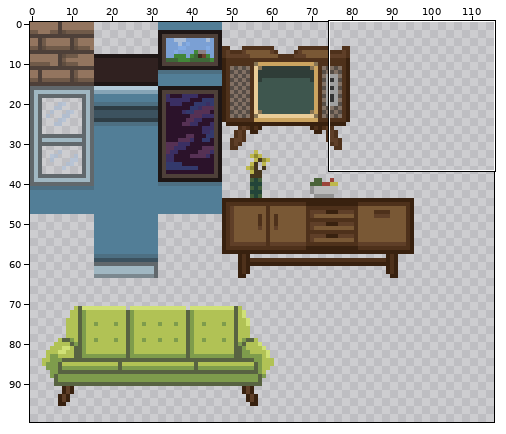
Two versions of one sprite sheet, dist/img/houseTiles.png. The picture above shows the old version from afar; the outline marks the close-up.
Close-up. Before the commit:
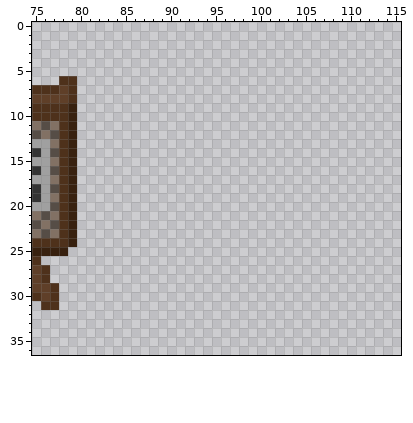
The file is 128x128 pixels. Colours within 5 levels of each other are drawn and written as one. Shown: x 75..115, y 0..36. The wide view leaves out empty margins.
After:
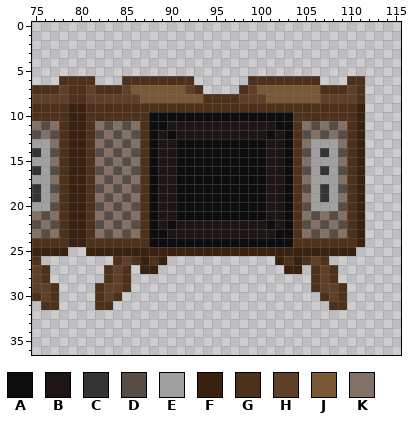
Palette (. is transparent): A #0d0d0d  B #1e1615  C #343434  D #564d46  E #a0a0a0  F #38210f  G #4e311b  H #5f3f28  J #795835  K #827164
Edits made:
y 6: x 80..81 .. -> GG; x 85..92 ........ -> GGGGGGGG; x 99..106 ........ -> GGGGGGGG; x 110..111 .. -> GG
y 7: x 80..93 .............. -> GHGGGHJJJJJJHG; x 98..111 .............. -> GHJJJJJJJGGGHG
y 8: x 80..111 ................................ -> GHHHHHHJJJJJJJGGGGHHHJJJJJJHHHHG
y 9: x 80..111 ................................ -> FGGGGGGGGGGGGGGGGGGGGGGGGGGGGGGF
y 10: x 80..111 ................................ -> FGGGGGGGAAAAAAAAAAAAAAAAGGGGGGGF
y 11: x 80..111 ................................ -> FGKDKDKGAABBBBBBBBBBBBAAGKDKDKGF
y 12: x 80..111 ................................ -> FGDKDKDGABABBBBBBBBBBABAGDKDKDGF
y 13: x 80..111 ................................ -> FGKDKDKGABBAAAAAAAAAABBAGKEEEKGF
y 14: x 80..111 ................................ -> FGDKDKDGABBAAAAAAAAAABBAGDECEDGF
y 15: x 80..111 ................................ -> FGKDKDKGABBAAAAAAAAAABBAGKEEEKGF
y 16: x 80..111 ................................ -> FGDKDKDGABBAAAAAAAAAABBAGDECEDGF
y 17: x 80..111 ................................ -> FGKDKDKGABBAAAAAAAAAABBAGKEEEKGF
y 18: x 80..111 ................................ -> FGDKDKDGABBAAAAAAAAAABBAGDECEDGF
y 19: x 80..111 ................................ -> FGKDKDKGABBAAAAAAAAAABBAGKECEKGF
y 20: x 80..111 ................................ -> FGDKDKDGABBAAAAAAAAAABBAGDEEEDGF
y 21: x 80..111 ................................ -> FGKDKDKGABBAAAAAAAAAABBAGKDKDKGF
y 22: x 80..111 ................................ -> FGDKDKDGABABBBBBBBBBBABAGDKDKDGF
y 23: x 80..111 ................................ -> FGKDKDKGAABBBBBBBBBBBBAAGKDKDKGF
y 24: x 80..111 ................................ -> FGGGGGGGAAAAAAAAAAAAAAAAGGGGGGGF
y 25: x 81..110 .............................. -> FFFFFFFFFFFFFFFFFFFFFFFFFFFFFF
y 26: x 84..89 ...... -> GHGFGF; x 102..107 ...... -> FGFGHG
y 27: x 83..85 ... -> GHG; x 87..88 .. -> FF; x 103..104 .. -> FF; x 106..108 ... -> GHG
y 28: x 83..85 ... -> GHG; x 106..108 ... -> GHG
y 29: x 82..85 .... -> GHHG; x 106..109 .... -> GHHG
y 30: x 82..84 ... -> GHG; x 107..109 ... -> GHG
y 31: x 82..83 .. -> GG; x 108..109 .. -> GG
Changed places in both close-ups, as pixel boxes (x1, y1, x2, y2):
added: (77, 76, 365, 310)
